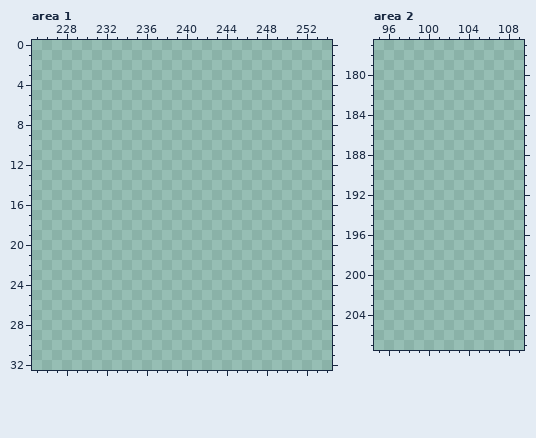
A pixel-art file gets an edit: tiles/Sprite-0001.aseprite. The picture above was drawn from the file before the commit.
480x480 pixels, 1 frame. Colours within 5 levels of each other are drawn and written as one. Shown: area 1: x 225..254, y 0..32; area 2: x 95..109, y 177..207. The commit also changed other parts of the picture, which this record leaves out.
Visible layers, top first: "Layer 1", "Layer 2".
Palette (. is transparent): 
Now the later version:
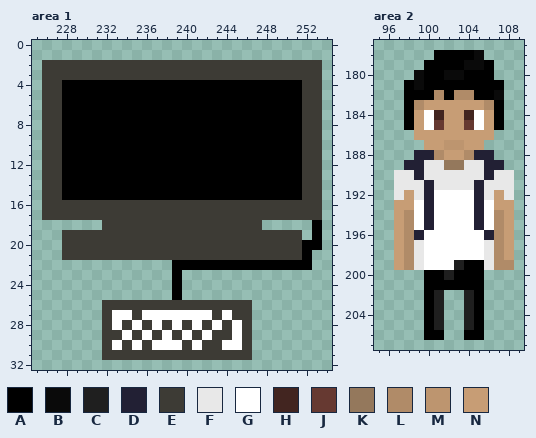
Colours new in this view: A #000000  B #0a0a0a  C #1f1f1f  D #222034  E #3d3b35  F #e8e8e8  G #ffffff  H #422520  J #663931  K #94785c  L #b08b68  M #bd956f  N #c79d75
Diff:
Changed rows in their new state; - is an unchanged pixel.
Area 1, layer "Layer 1":
first column x 226:
 2 EEEEEEEEEEEEEEEEEEEEEEEEEEEE
 3 EEEEEEEEEEEEEEEEEEEEEEEEEEEE
 4 EEAAAAAAAAAAAAAAAAAAAAAAAAEE
 5 EEAAAAAAAAAAAAAAAAAAAAAAAAEE
 6 EEAAAAAAAAAAAAAAAAAAAAAAAAEE
 7 EEAAAAAAAAAAAAAAAAAAAAAAAAEE
 8 EEAAAAAAAAAAAAAAAAAAAAAAAAEE
 9 EEAAAAAAAAAAAAAAAAAAAAAAAAEE
10 EEAAAAAAAAAAAAAAAAAAAAAAAAEE
11 EEAAAAAAAAAAAAAAAAAAAAAAAAEE
12 EEAAAAAAAAAAAAAAAAAAAAAAAAEE
13 EEAAAAAAAAAAAAAAAAAAAAAAAAEE
14 EEAAAAAAAAAAAAAAAAAAAAAAAAEE
15 EEAAAAAAAAAAAAAAAAAAAAAAAAEE
16 EEEEEEEEEEEEEEEEEEEEEEEEEEEE
17 EEEEEEEEEEEEEEEEEEEEEEEEEEEE
18 ------EEEEEEEEEEEEEEEE-----A
19 --EEEEEEEEEEEEEEEEEEEEEEEE-A
20 --EEEEEEEEEEEEEEEEEEEEEEEEAA
21 --EEEEEEEEEEEEEEEEEEEEEEEEA-
22 -------------AAAAAAAAAAAAAA-
23 -------------A--------------
24 -------------A--------------
25 -------------A--------------
26 ------EEEEEEEEEEEEEEE-------
27 ------EGGEGGGGGGGEGEE-------
28 ------EGEGEGEGEGEGEGE-------
29 ------EEGEGEGEGEGEEGE-------
30 ------EGEGEGGGEGEEGGE-------
31 ------EEEEEEEEEEEEEEE-------
Area 2, layer "Layer 2":
first column x 97:
178 ----AAAAB---
179 ---AAAABBA--
180 --BAABBAAA--
181 -ABAAAAAAAA-
182 -AAALALLAAB-
183 -ALNNNNNNLA-
184 -ANGHNNHGNA-
185 -ANGJNNJGNA-
186 --NNNNNNNN--
187 ---NNMMNN---
188 --DDLNNLDD--
189 -DDFFKKFFDD-
190 FFDFFFFFFDFF
191 FFFDFFFFDFFF
192 FNFDGGGGDFNF
193 NNGDGGGGDGNN
194 NLGDGGGGDGLN
195 NLGDGGGGDGLN
196 NLDGGGGGGDLN
197 NLFGGGGGGFLN
198 NLFGGGGGGFLN
199 NLFGGGCAAFLL
200 ---AACAAA---
201 ---AAAAAA---
202 ---AC--CA---
203 ---AC--CA---
204 ---AC--CA---
205 ---AC--CA---
206 ---AA--AA---
Boxes around the changes in both pictures, in picture pixels (x1, y1, x2, y2):
added: (42, 60, 322, 360)
added: (394, 50, 514, 340)
